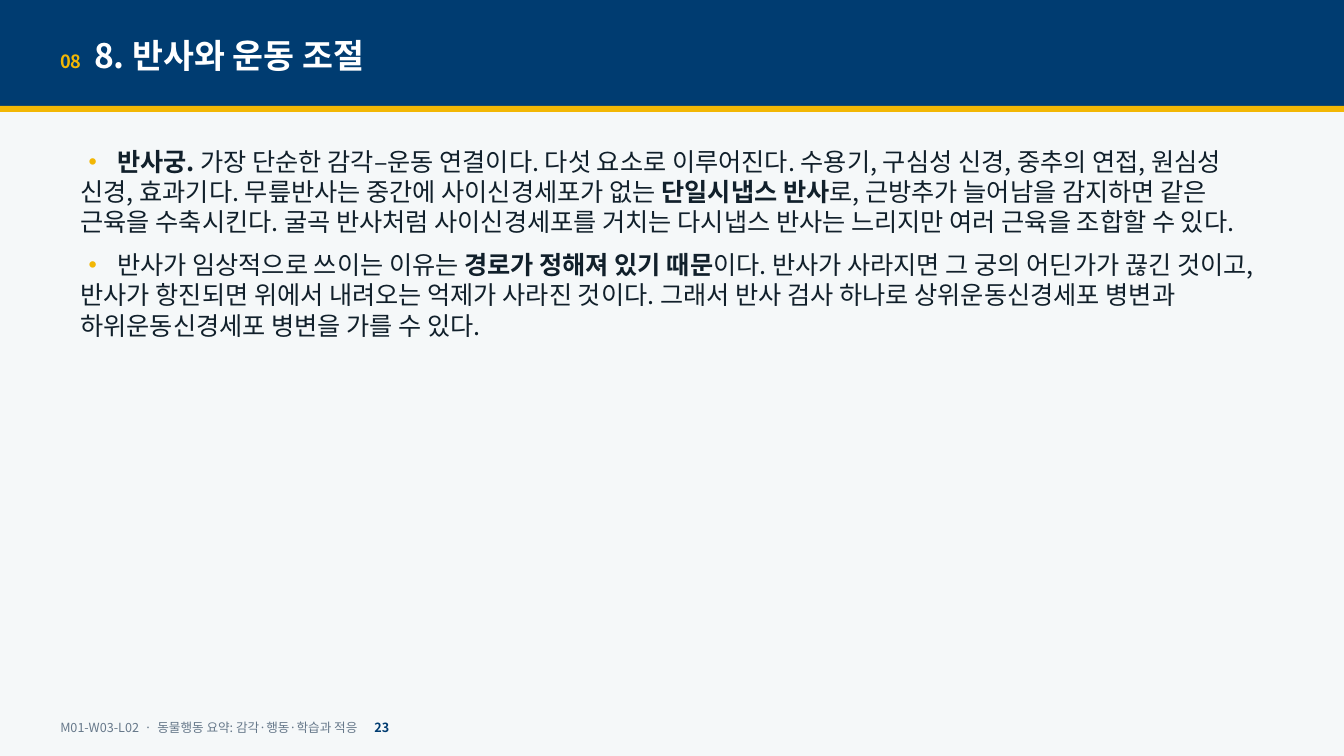
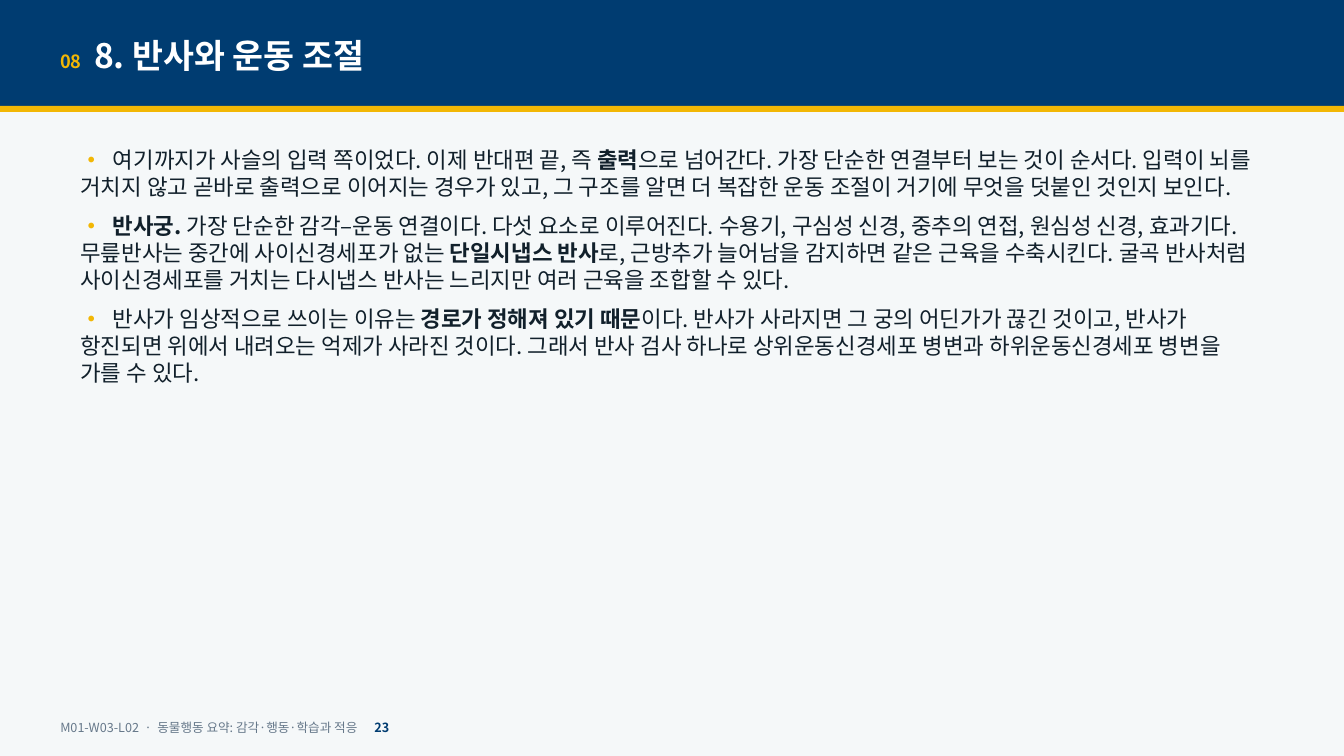
Before and after one commit to hoperiasd2/hoperiasd2.github.io, a slide deck: slide 23 of curriculum/M01/W03/L02/slides.pptx. Drawn at 1344x756 pixels with LibreOffice and Linux fonts; fonts in the diff are those of the drawing. Boxes give left, top, right and bottom in pixels: in the first picture for what was removed or moved away, otherwise in the second. Text is boxed around its words. In the diff, an @@ line names an element or a change of style, - is before the commit and + after.

```diff
--- a/curriculum/M01/W03/L02/slides.pptx
+++ b/curriculum/M01/W03/L02/slides.pptx
@@ text at (80, 149, 1251, 199): paragraph added @@
+• 여기까지가 사슬의 입력 쪽이었다. 이제 반대편 끝, 즉 출력으로 넘어간다. 가장 단순한 연결부터 보는 것이 순서다. 입력이 뇌를 거치지 않고 곧바로 출력으로 이어지는 경우가 있고, 그 구조를 알면 더 복잡한 운동 조절이 거기에 무엇을 덧붙인 것인지 보인다.
@@ text at (80, 215, 1247, 383): size 18 to 16 pt in "• 반사궁. 가장 단순한 감각–운동 연결이다. 다섯 ...", "• 반사가 임상적으로 쓰이는 이유는 경로가 정해져 ..." @@
```
Also in this commit, not shown: 6 other slides changed, 21 other files.
